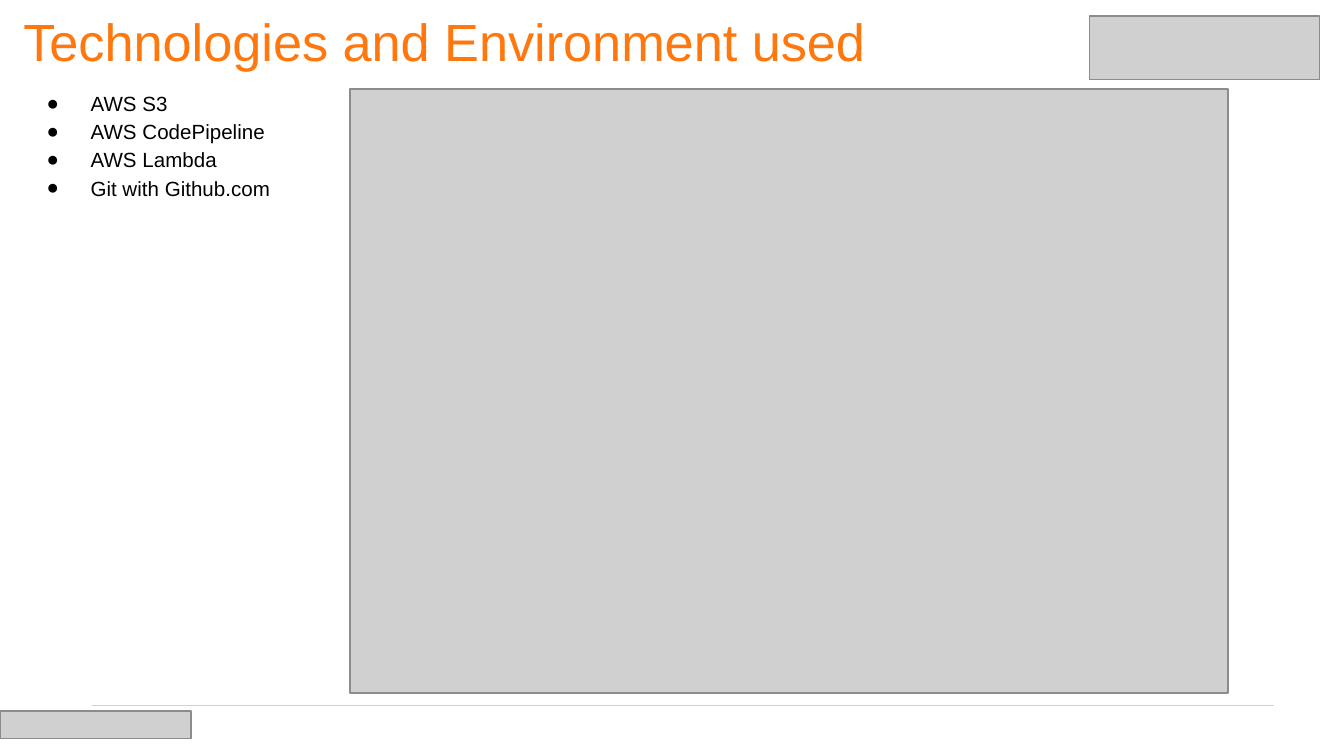
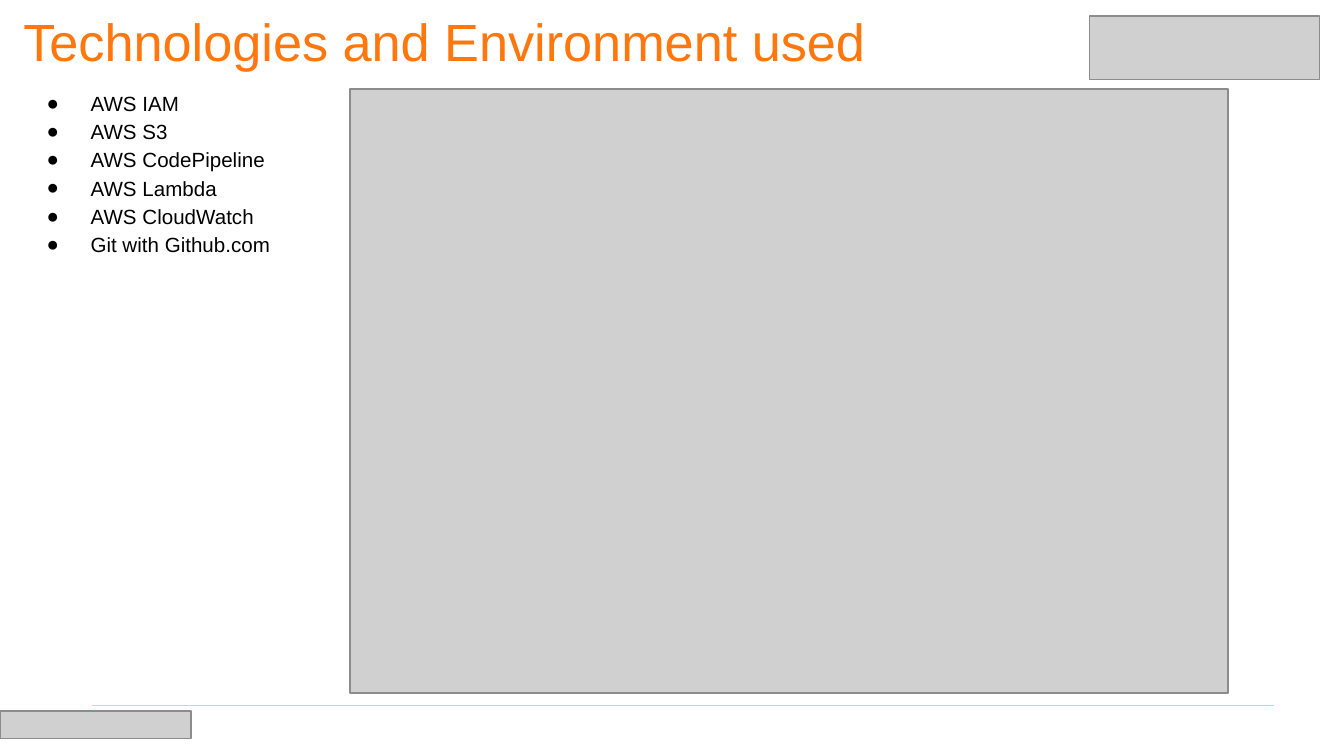
Before and after one commit to kbriggzi/Team1, a slide deck: slide 6 of BAH CE Team Presentation Template.pptx. Drawn at 1344x756 pixels with LibreOffice and Linux fonts; fonts in the diff are those of the drawing; grey boxes stand for pictures. Boxes give left, top, right and bottom in pixels: in the first picture for what was removed or moved away, otherwise in the second. Text is boxed around its words. In the diff, an @@ line names an element or a change of style, - is before the commit and + after.

Commit message:
updated slides

```diff
--- a/BAH CE Team Presentation Template.pptx
+++ b/BAH CE Team Presentation Template.pptx
@@ text at bbox=[91, 96, 179, 112]: paragraph added @@
+● AWS IAM
@@ text at bbox=[91, 209, 253, 225]: paragraph added @@
+● AWS CloudWatch
```
